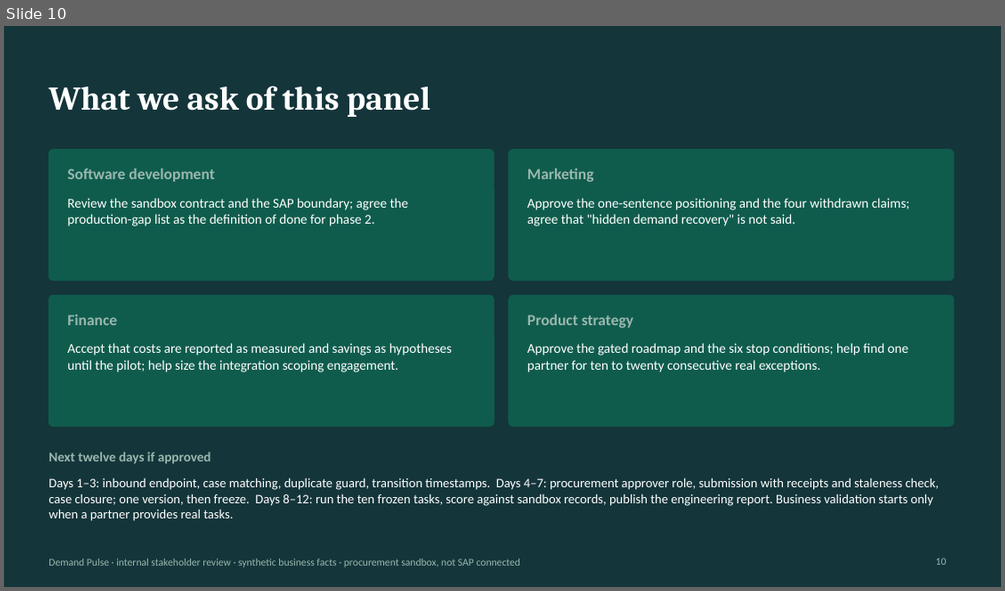
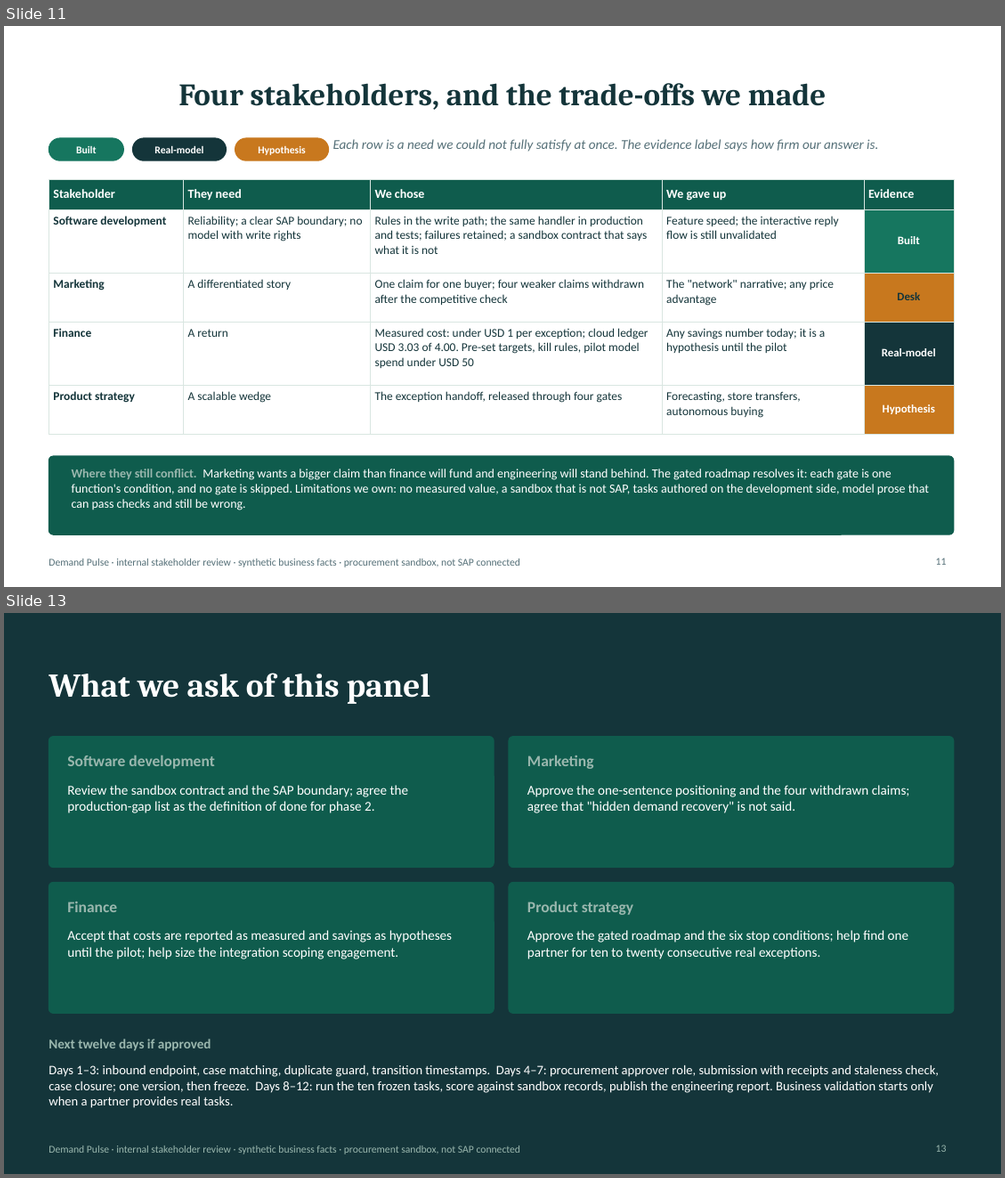
Before and after one commit to logisticPM/sap, a slide deck: presentations/SAP_Demand_Pulse_Business_Case_Deck.pptx. Shown one above the other, each under a label of ours: slide 10 before the commit, slides 11 and 13 after it; the slides between them are not shown. The pictures are 1005x591 and 1005x1178 pixels, drawn with LibreOffice and Linux fonts; fonts in the diff are those of the drawing. Boxes give left, top, right and bottom in pixels: in the first picture for what was removed or moved away, otherwise in the second. Text is boxed around its words. In the diff, an @@ line names an element or a change of style, - is before the commit and + after.

```diff
--- a/presentations/SAP_Demand_Pulse_Business_Case_Deck.pptx
+++ b/presentations/SAP_Demand_Pulse_Business_Case_Deck.pptx
@@ slide 11 added at bbox=[4, 26, 1001, 587], background #FFFFFF @@
@@ title added at bbox=[178, 83, 825, 110], 30 pt, text #14353A, bold @@
+Four stakeholders, and the trade-offs we made
@@ rounded rectangle added at bbox=[48, 138, 123, 160], fill #16765F, outline #16765F 1 pt @@
@@ text added at bbox=[76, 146, 97, 153], 10 pt, text #FFFFFF, bold @@
+Built
@@ rounded rectangle added at bbox=[133, 138, 226, 160], fill #14353A, outline #14353A 1 pt @@
@@ text added at bbox=[154, 145, 203, 153], 10 pt, text #FFFFFF, bold @@
+Real-model
@@ rounded rectangle added at bbox=[235, 138, 329, 160], fill #C8781E, outline #C8781E 1 pt @@
@@ text added at bbox=[258, 146, 306, 155], 10 pt, text #FFFFFF, bold @@
+Hypothesis
@@ text added at bbox=[333, 139, 878, 151], 13 pt, text #557078, italic @@
+Each row is a need we could not fully satisfy at once. The evidence label says how firm our answer is.
@@ table added at bbox=[48, 179, 954, 421], 5 rows, 5 columns @@
+Stakeholder | They need | We chose | We gave up | Evidence
+Software development | Reliability; a clear SAP boundary; no model with write rights | Rules in the write path; the same handler in production and tests; failures retained; a sandbox contract that says what it is not | Feature speed; the interactive reply flow is still unvalidated | Built
+Marketing | A differentiated story | One claim for one buyer; four weaker claims withdrawn after the competitive check | The "network" narrative; any price advantage | Desk
+Finance | A return | Measured cost: under USD 1 per exception; cloud ledger USD 3.03 of 4.00. Pre-set targets, kill rules, pilot model spend under USD 50 | Any savings number today; it is a hypothesis until the pilot | Real-model
+Product strategy | A scalable wedge | The exception handoff, released through four gates | Forecasting, store transfers, autonomous buying | Hypothesis
@@ rounded rectangle added at bbox=[48, 456, 954, 534], fill #0F5C4D, outline #0F5C4D 1 pt @@
@@ text added at bbox=[72, 468, 929, 510], 12 pt, text #FFFFFF @@
+Where they still conflict. Marketing wants a bigger claim than finance will fund and engineering will stand behind. The gated roadmap resolves it: each gate is one function's condition, and no gate is skipped. Limitations we own: no measured value, a sandbox that is not SAP, tasks authored on the development side, model prose that can pass checks and still be wrong.
@@ text added at bbox=[48, 558, 521, 567], 10 pt, text #557078 @@
+Demand Pulse · internal stakeholder review · synthetic business facts · procurement sandbox, not SAP connected
@@ page number added at bbox=[936, 557, 947, 564], 10 pt, text #557078 @@
+11
@@ what was slide 10 is now slide 13 @@
@@ page number at bbox=[936, 1144, 947, 1151]: text changed @@
-10
+13
```
Also in this commit, not shown: 6 slides changed, 4 other slides added, 9 slides removed, 9 other files.
